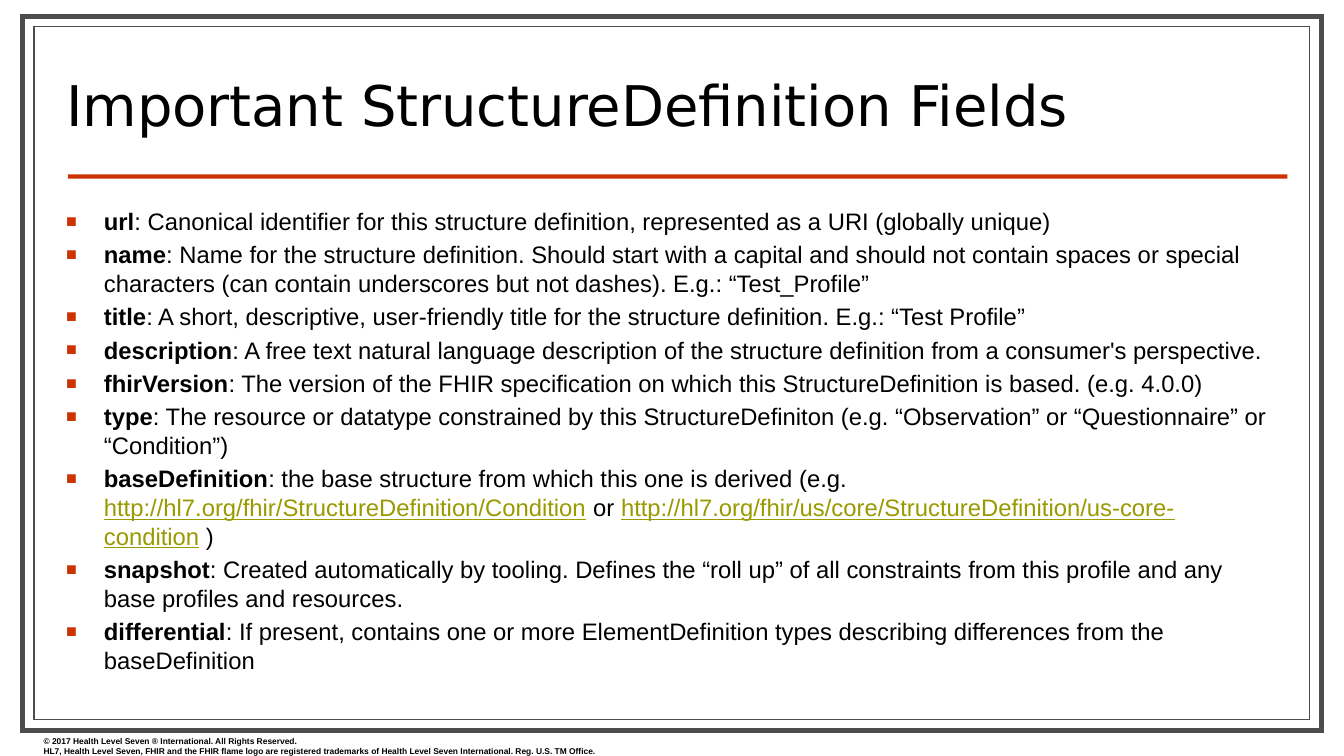
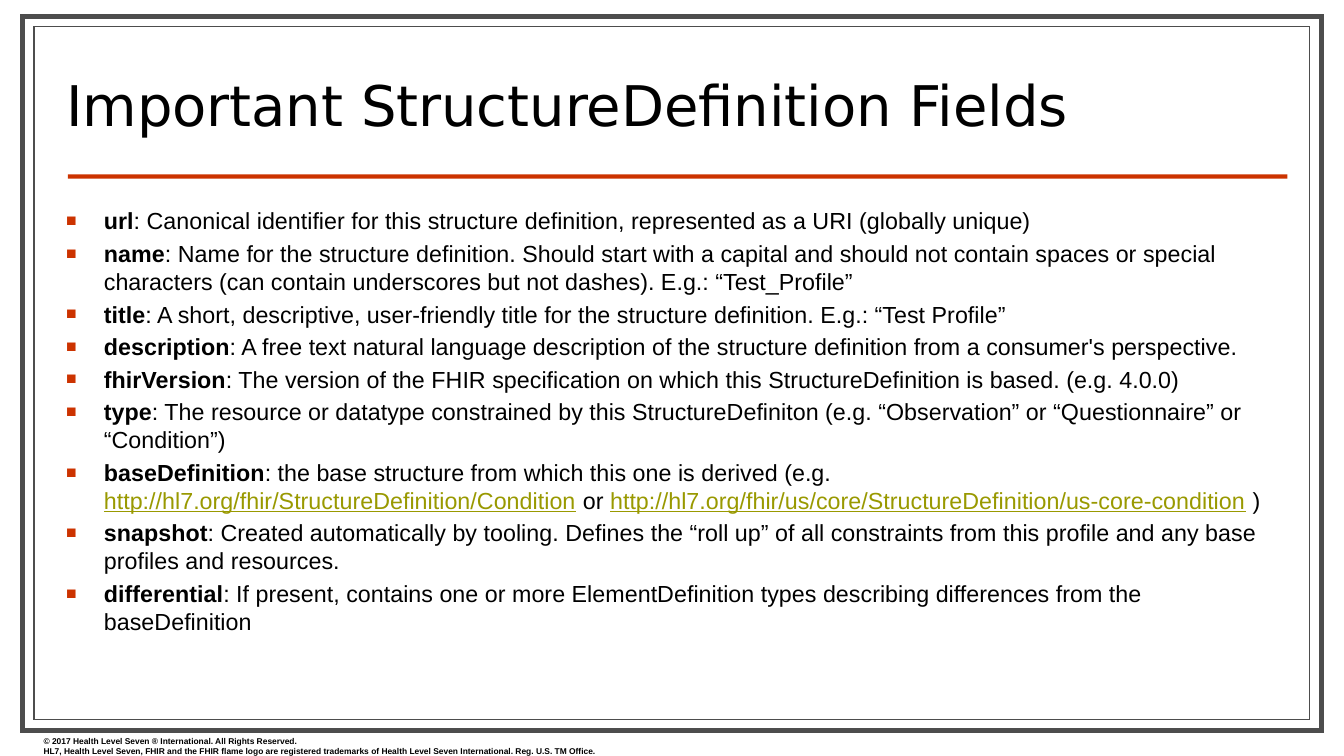
Before and after one commit to FHIR/documents, a slide deck: slide 22 of presentations/2019-09 IG Training/FHIR Profiling - Sarah.pptx (slide 21 before the commit). Drawn at 1344x756 pixels with LibreOffice and Linux fonts; fonts in the diff are those of the drawing; background and template pictures are left out. Boxes give left, top, right and bottom in pixels: in the first picture for what was removed or moved away, otherwise in the second. Text is boxed around its words. In the diff, an @@ line names an element or a change of style, - is before the commit and + after.

```diff
--- a/presentations/2019-09 IG Training/FHIR Profiling - Sarah.pptx
+++ b/presentations/2019-09 IG Training/FHIR Profiling - Sarah.pptx
@@ text "url: Canonical identifier for this ..." at (104, 212, 1256, 631): size 17.1 to 16.6 pt @@
```
Also in this commit, not shown: 10 other slides changed, 4 slides added, 3 slides removed.
